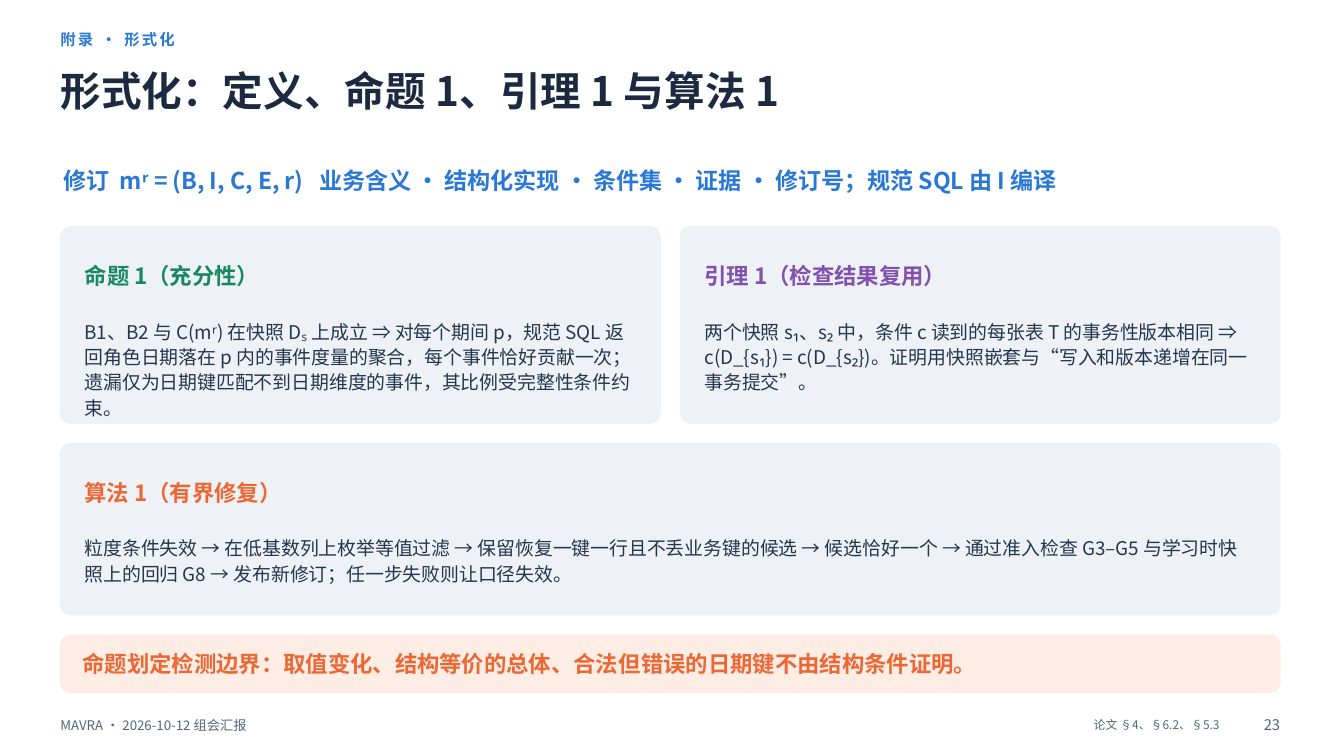
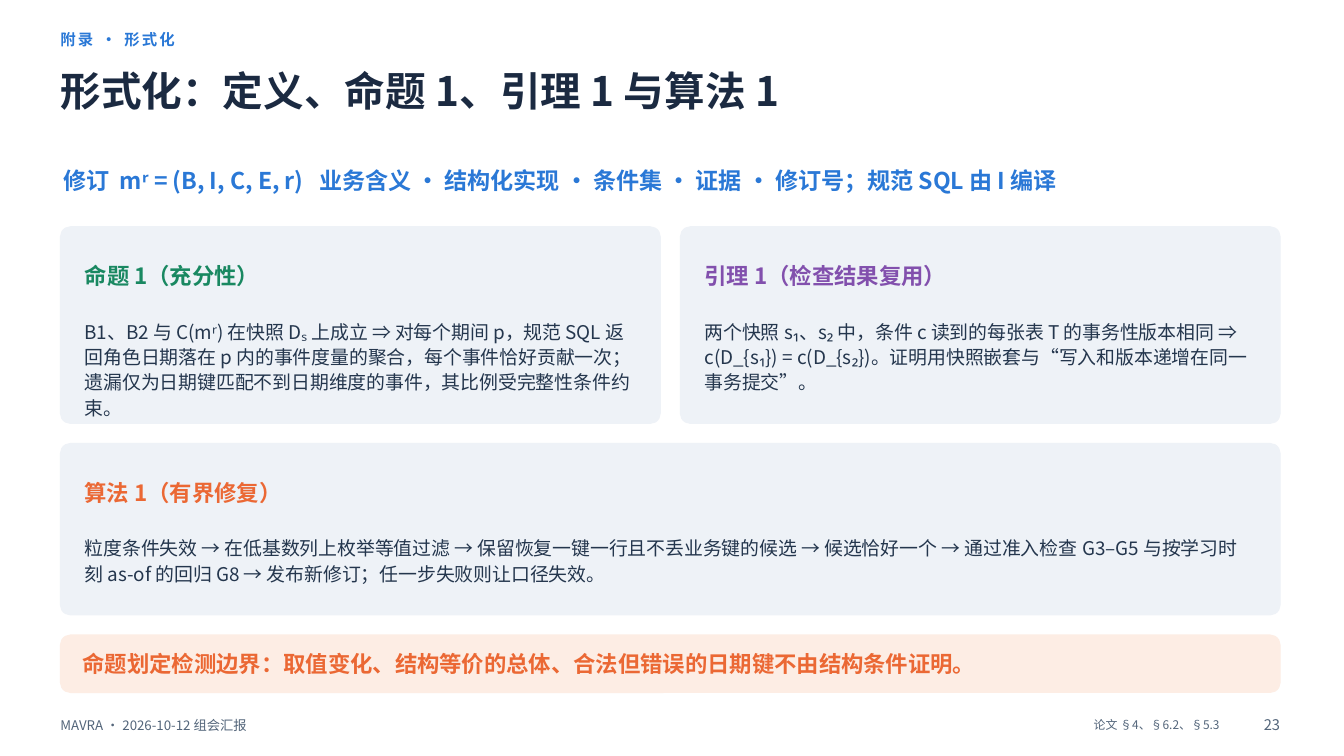
Before and after one commit to mmmttt000045/agent4db-adapter, a slide deck: slide 23 of docs/mavra-report-2026-10-12.pptx. Drawn at 1344x756 pixels with LibreOffice and Linux fonts; fonts in the diff are those of the drawing. Boxes give left, top, right and bottom in pixels: in the first picture for what was removed or moved away, otherwise in the second. Text is boxed around its words. In the diff, an @@ line names an element or a change of style, - is before the commit and + after.

```diff
--- a/docs/mavra-report-2026-10-12.pptx
+++ b/docs/mavra-report-2026-10-12.pptx
@@ text at box(85, 539, 1237, 584): text changed @@
-粒度条件失效 → 在低基数列上枚举等值过滤 → 保留恢复一键一行且不丢业务键的候选 → 候选恰好一个 → 通过准入检查 G3–G5 与学习时快照上的回归 G8 → 发布新修订；任一步失败则让口径失效。
+粒度条件失效 → 在低基数列上枚举等值过滤 → 保留恢复一键一行且不丢业务键的候选 → 候选恰好一个 → 通过准入检查 G3–G5 与按学习时刻 as-of 的回归 G8 → 发布新修订；任一步失败则让口径失效。
```
Also in this commit, not shown: 2 other slides changed, 2 other files.
